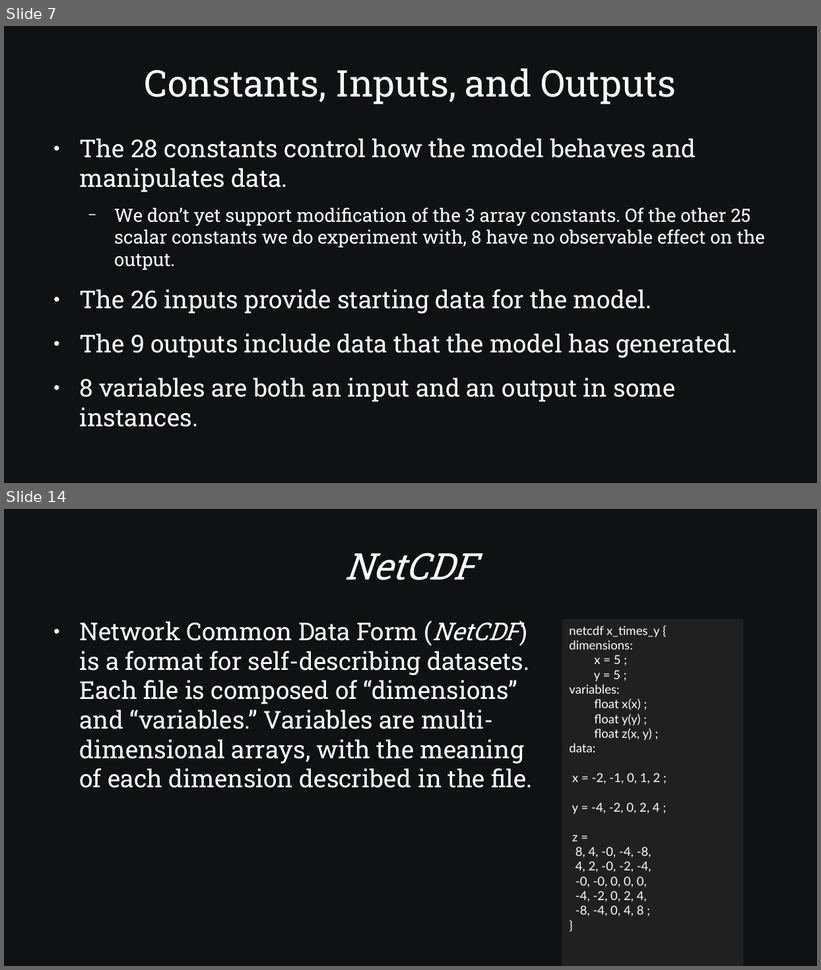
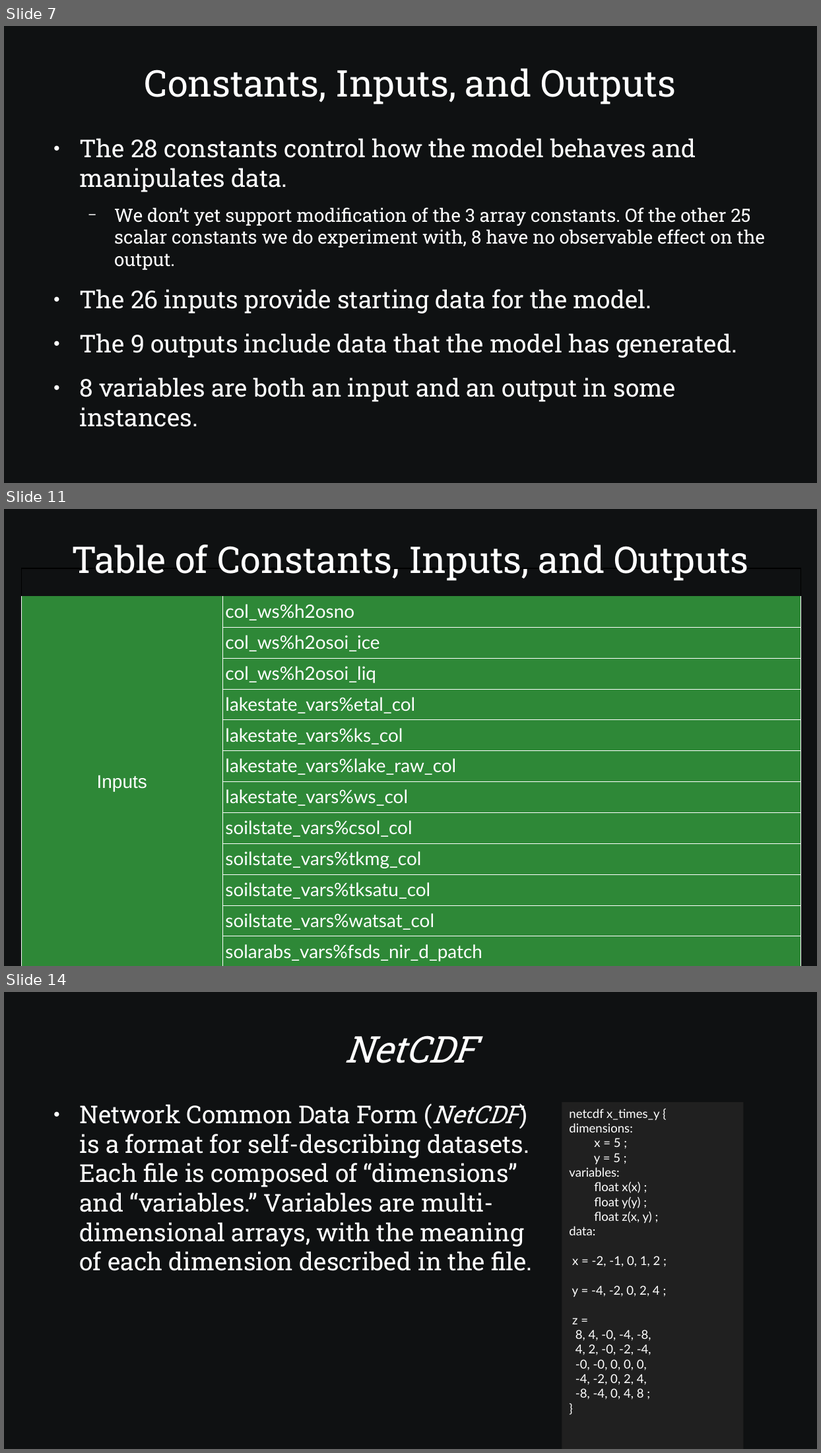
Before and after one commit to SamAllen06/lake_temp_work, a slide deck: documentation/for_collaborators/TestingSoftwareOverview.odp. Shown one above the other, each under a label of ours: slides 7 and 14 before the commit, slides 7, 11 and 14 after it; the slides between them are not shown. The pictures are 821x970 and 821x1453 pixels, drawn with LibreOffice and Linux fonts; fonts in the diff are those of the drawing. Boxes give left, top, right and bottom in pixels: in the first picture for what was removed or moved away, otherwise in the second. Text is boxed around its words. In the diff, an @@ line names an element or a change of style, - is before the commit and + after.

Commit message:
Update inputs, outputs, and constants table

```diff
--- a/documentation/for_collaborators/TestingSoftwareOverview.odp
+++ b/documentation/for_collaborators/TestingSoftwareOverview.odp
@@ slide 11 added at [4, 509, 817, 966], background #0F1112 @@
@@ title added at [71, 545, 749, 581], 36 pt, text #FFFFFF @@
+Table of Constants, Inputs, and Outputs
@@ table added at [22, 569, 802, 964], 13 rows, 2 columns @@
+ | 
+Inputs | col_ws%h2osno
+ | col_ws%h2osoi_ice
+ | col_ws%h2osoi_liq
+ | lakestate_vars%etal_col
+ | lakestate_vars%ks_col
+ | lakestate_vars%lake_raw_col
+ | lakestate_vars%ws_col
+ | soilstate_vars%csol_col
+ | soilstate_vars%tkmg_col
+ | soilstate_vars%tksatu_col
+ | soilstate_vars%watsat_col
+ | solarabs_vars%fsds_nir_d_patch
```
Also in this commit, not shown: 5 slides changed, 1 slide removed, 2 other files.
